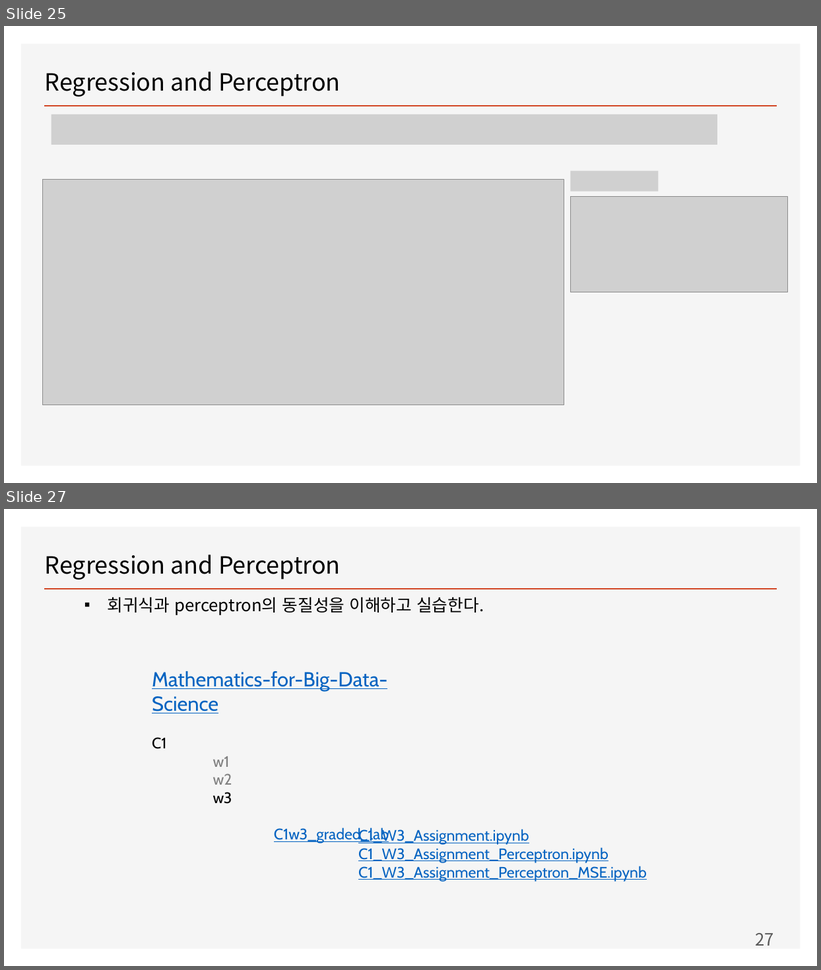
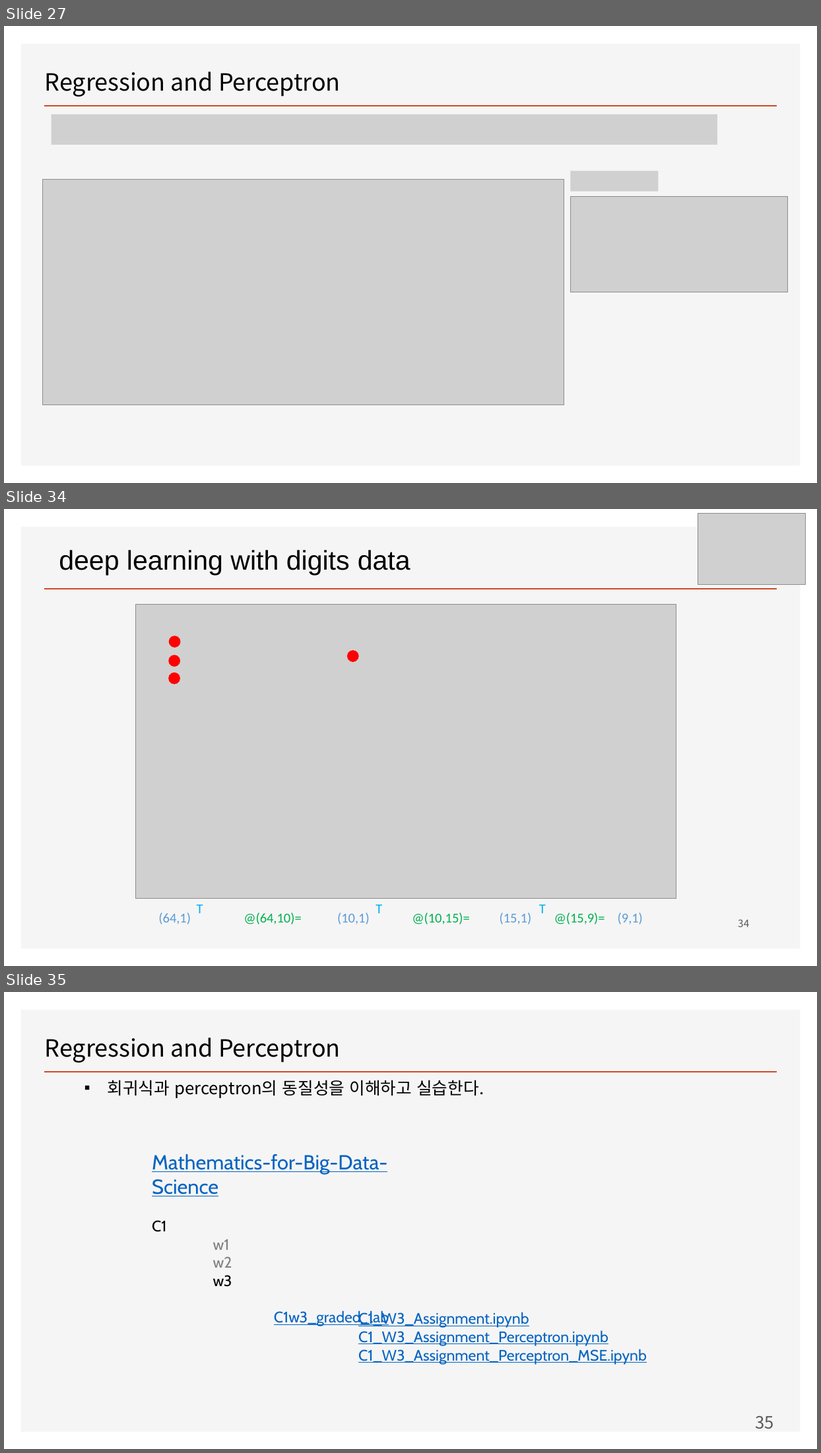
Before and after one commit to ancestor9/mathematics-for-machine-learning, a slide deck: Linear_Algebra/w4_Perceptron_Regression.pptx. Shown one above the other, each under a label of ours: slides 25 and 27 before the commit, slides 27, 34 and 35 after it; the slides between them are not shown. The pictures are 821x970 and 821x1453 pixels, drawn with LibreOffice and Linux fonts; fonts in the diff are those of the drawing; grey boxes stand for pictures; background and template pictures are left out. Boxes give left, top, right and bottom in pixels: in the first picture for what was removed or moved away, otherwise in the second. Text is boxed around its words. In the diff, an @@ line names an element or a change of style, - is before the commit and + after.

```diff
--- a/Linear_Algebra/w4_Perceptron_Regression.pptx
+++ b/Linear_Algebra/w4_Perceptron_Regression.pptx
@@ slide 34 added at [4, 509, 817, 966], background #FFFFFF; not listed: 2 template elements that a slide beside it also shows @@
@@ picture added at [698, 513, 805, 585] @@
@@ text added at [59, 550, 411, 575], 32 pt, text #000000 @@
+deep learning with digits data
@@ picture added at [136, 604, 677, 899] @@
@@ ellipse added at [169, 636, 180, 648], fill #FF0000, outline #FF0000 1 pt @@
@@ ellipse added at [169, 656, 180, 666], fill #FF0000, outline #FF0000 1 pt @@
@@ ellipse added at [347, 650, 358, 661], fill #FF0000, outline #FF0000 1 pt @@
@@ ellipse added at [169, 673, 180, 684], fill #FF0000, outline #FF0000 1 pt @@
@@ text added at [158, 913, 191, 925], 16 pt, text #5B9BD5 @@
+(64,1)
@@ text added at [197, 905, 203, 914], 16 pt, text #00B0F0 @@
+T
@@ text added at [244, 913, 301, 925], 16 pt, text #00B050 @@
+@(64,10)=
@@ text added at [337, 913, 370, 925], 16 pt, text #5B9BD5 @@
+(10,1)
@@ text added at [376, 905, 382, 914], 16 pt, text #00B0F0 @@
+T
@@ text added at [412, 913, 469, 925], 16 pt, text #00B050 @@
+@(10,15)=
@@ text added at [500, 913, 532, 925], 16 pt, text #5B9BD5 @@
+(15,1)
@@ text added at [539, 905, 546, 914], 16 pt, text #00B0F0 @@
+T
@@ text added at [554, 913, 605, 925], 16 pt, text #00B050 @@
+@(15,9)=
@@ text added at [618, 913, 643, 925], 16 pt, text #5B9BD5 @@
+(9,1)
@@ page number added at [738, 920, 749, 927], 12 pt, text #595959 @@
+34
@@ what was slide 25 is now slide 27 @@
@@ what was slide 27 is now slide 35 @@
@@ page number at [755, 1416, 774, 1430]: text changed @@
-27
+35
```
Also in this commit, not shown: 5 slides changed, 10 other slides added, 3 slides removed.
